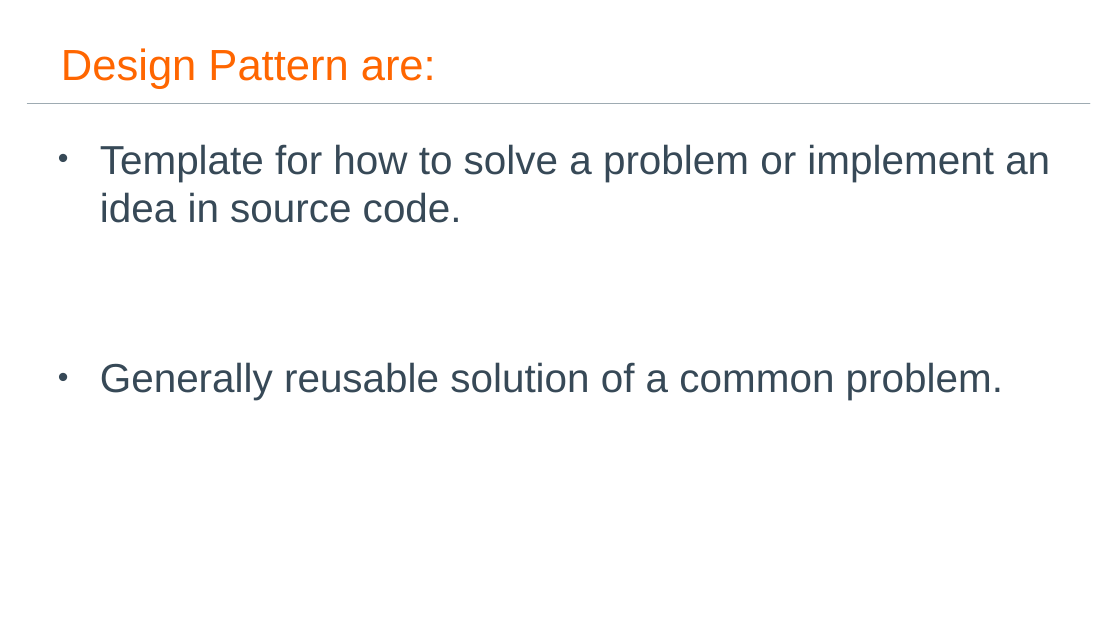
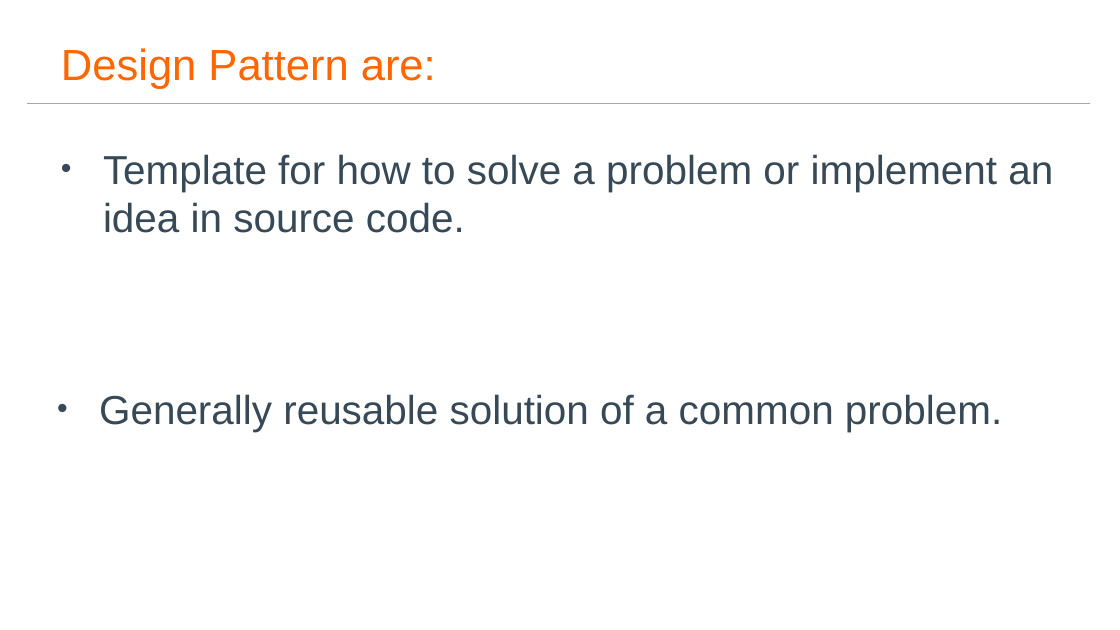
Before and after one commit to hguillou/Jan2017_DesignPatternsTraining, a slide deck: slide 2 of Documents/Design Patterns Presentation.pptx. Drawn at 1120x630 pixels with LibreOffice and Linux fonts; fonts in the diff are those of the drawing; background and template pictures are left out. Boxes give left, top, right and bottom in pixels: in the first picture for what was removed or moved away, otherwise in the second. Text is boxed around its words. In the diff, an @@ line names an element or a change of style, - is before the commit and + after.

```diff
--- a/Documents/Design Patterns Presentation.pptx
+++ b/Documents/Design Patterns Presentation.pptx
@@ text "Template for how to solve ...": place and size @@
-text "Template for how to solve ..." at [100,144,1050,400]
+text "Template for how to solve ..." at [103,154,1053,233]
@@ text at [100,362,1003,400]: paragraph removed @@
-• Generally reusable solution of a common problem.
@@ text added at [99,394,1002,432], 26 pt, text #374957 @@
+• Generally reusable solution of a common problem.
```
Also in this commit, not shown: 9 other slides changed.
